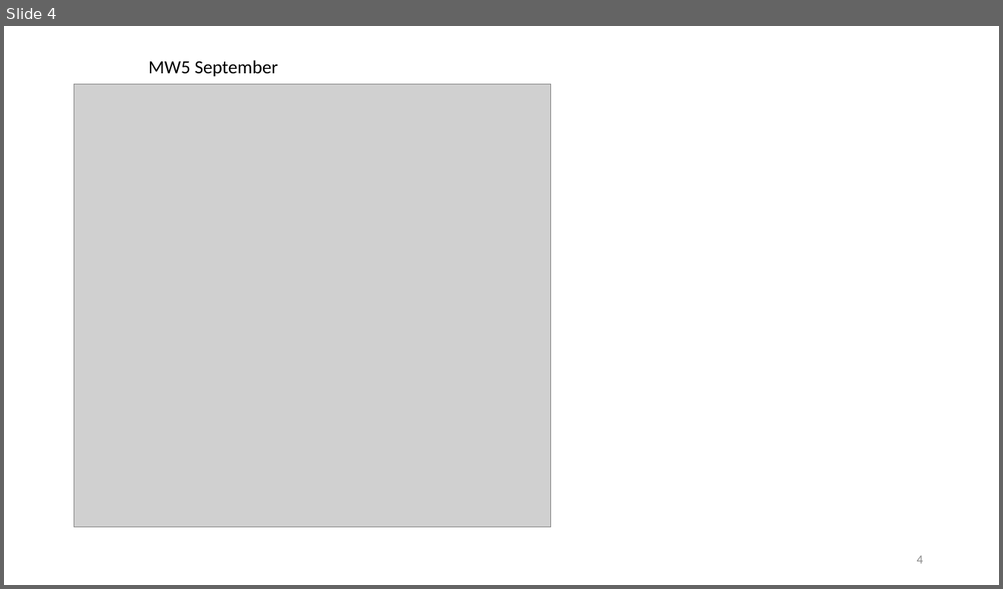
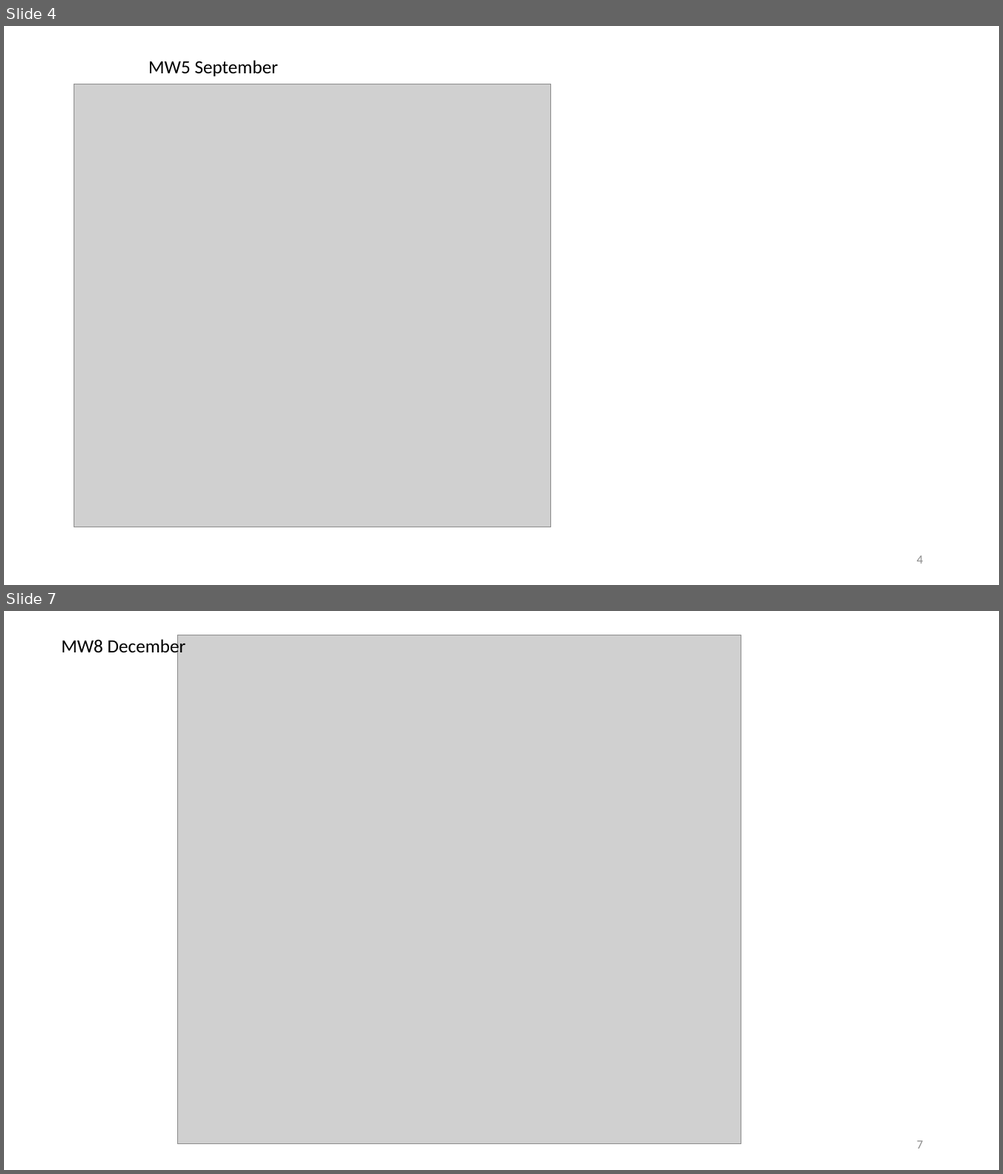
Before and after one commit to AnnieKArmstrong/mindmap, a slide deck: individualmaps.pptx. Shown one above the other, each under a label of ours: slide 4 before the commit, slides 4 and 7 after it; the slides between them are not shown. The pictures are 1003x589 and 1003x1174 pixels, drawn with LibreOffice and Linux fonts; fonts in the diff are those of the drawing; grey boxes stand for pictures. Boxes give left, top, right and bottom in pixels: in the first picture for what was removed or moved away, otherwise in the second. Text is boxed around its words. In the diff, an @@ line names an element or a change of style, - is before the commit and + after.

```diff
--- a/individualmaps.pptx
+++ b/individualmaps.pptx
@@ slide 7 added at (4, 611, 999, 1170), background #FFFFFF @@
@@ text added at (61, 638, 186, 658), 18 pt, text #000000 @@
+MW8 December
@@ picture added at (178, 635, 741, 1145) @@
@@ page number added at (916, 1141, 922, 1149), 12 pt, text #8C8C8C @@
+7
```
Also in this commit, not shown: 2 slides changed, 6 other slides added, 10 other files.
